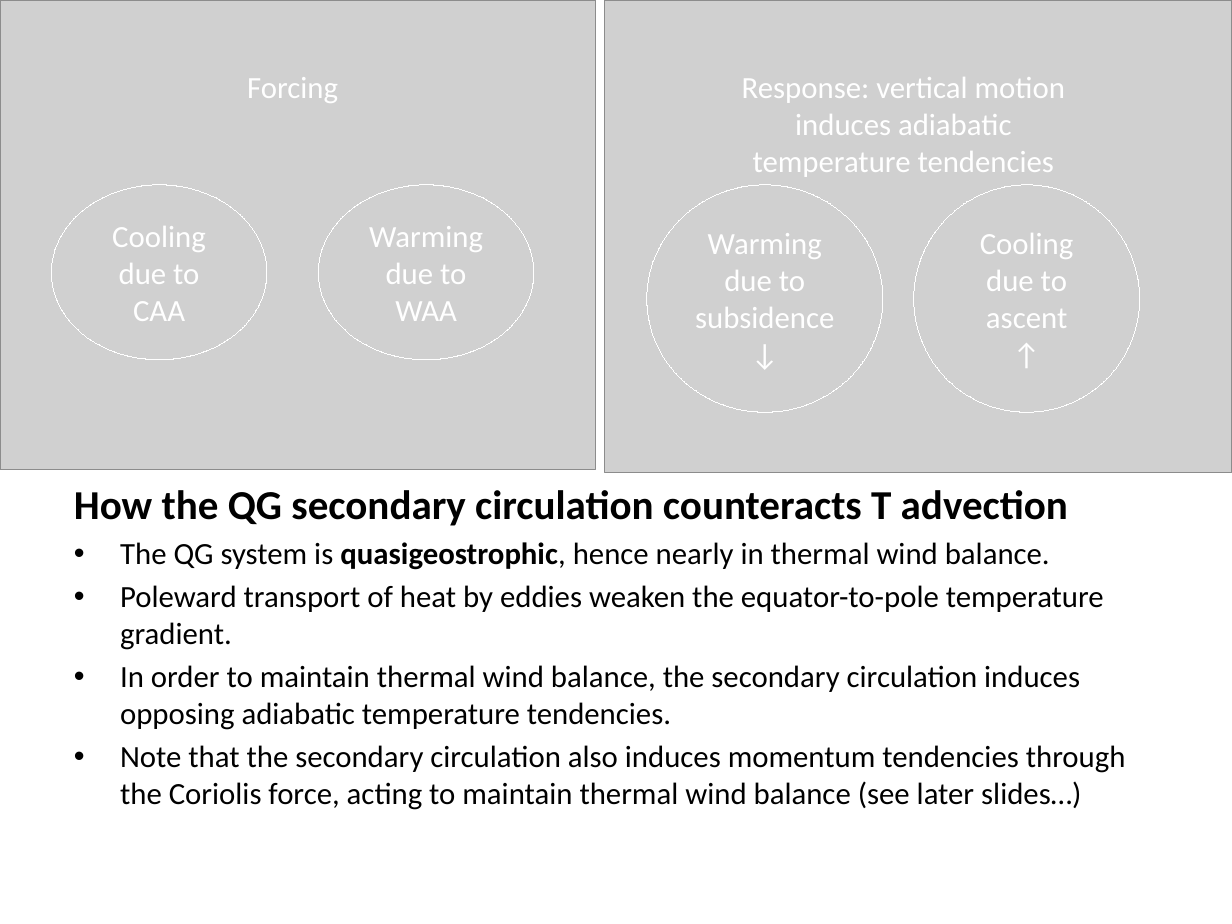
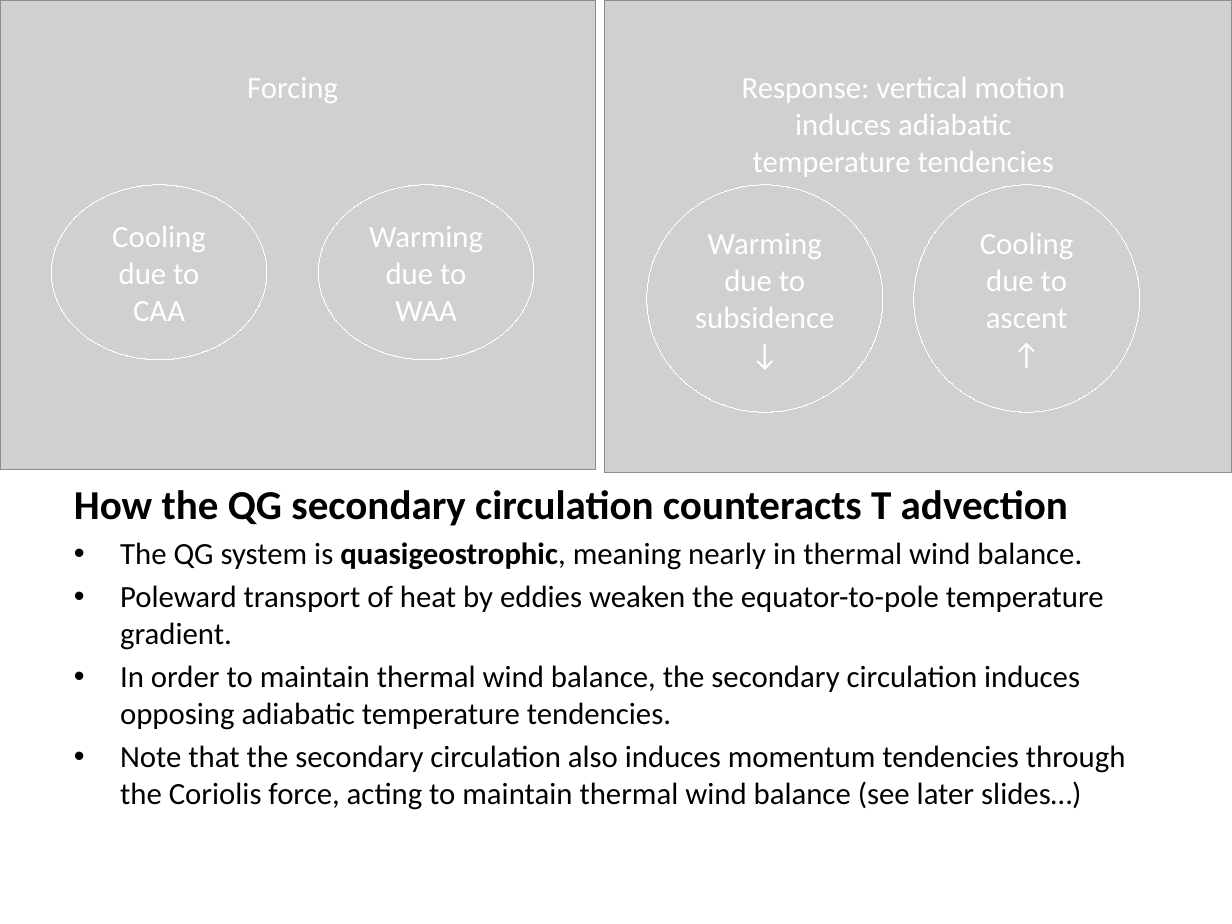
Before and after one commit to jpan84/QGomega, a slide deck: slide 8 of baroc_wv_diag_draft.pptx. Drawn at 1232x924 pixels with LibreOffice and Linux fonts; fonts in the diff are those of the drawing; grey boxes stand for pictures. Boxes give left, top, right and bottom in pixels: in the first picture for what was removed or moved away, otherwise in the second. Text is boxed around its words. In the diff, an @@ line names an element or a change of style, - is before the commit and + after.

```diff
--- a/baroc_wv_diag_draft.pptx
+++ b/baroc_wv_diag_draft.pptx
@@ text at [120,542,1082,570]: text changed @@
-• The QG system is quasigeostrophic, hence nearly in thermal wind balance.
+• The QG system is quasigeostrophic, meaning nearly in thermal wind balance.
```
Also in this commit, not shown: 2 other slides changed, 2 slides added.
